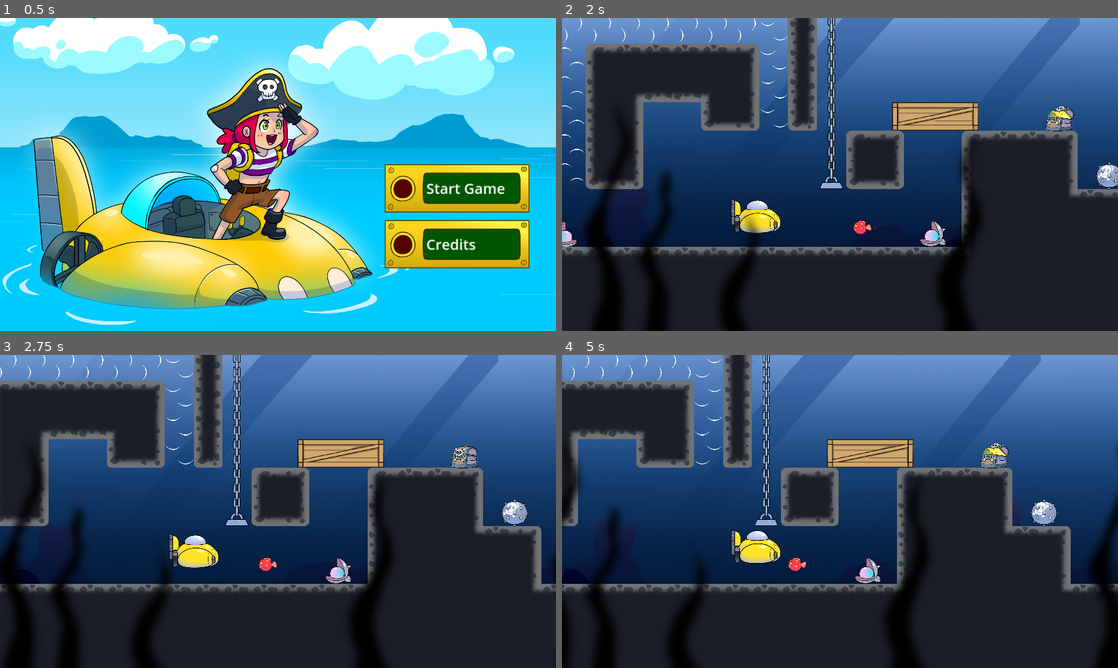
Above: before the commit, frames 1-4 (two rows, left to right).
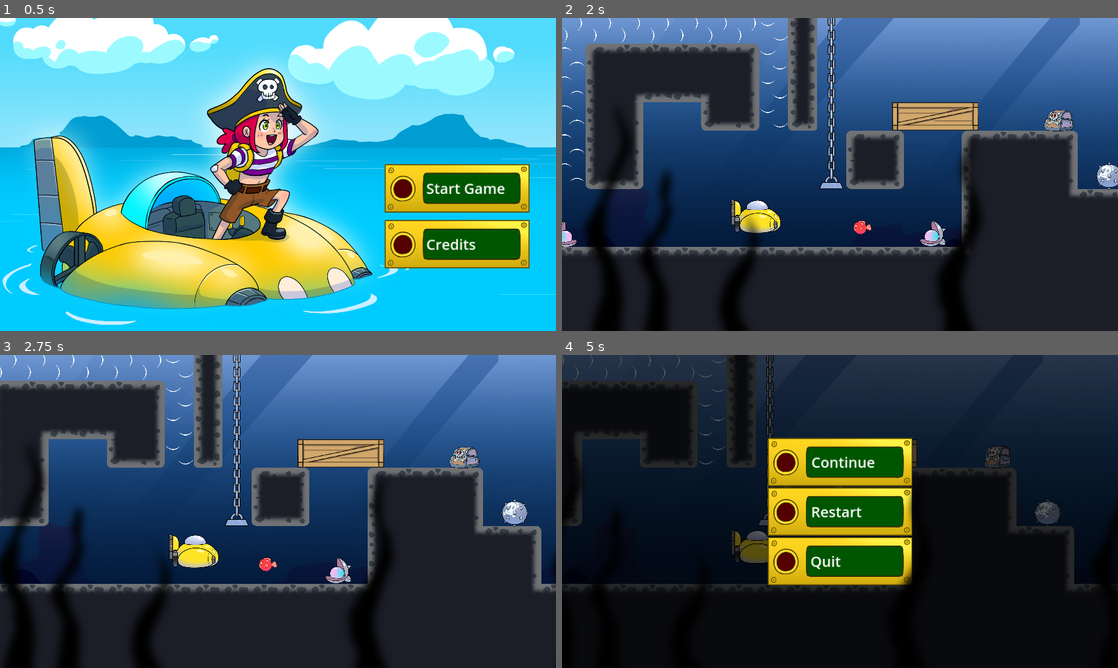
Above: after the commit, the same moments.

Repository: weltonbeck/Ggjam-2025
Game: Godot game, scene res://levels/level_title.tscn
Two runs of this game, one before a commit and one after it. Both use one fixed random seed, a clock stepped at 60 frames per second and the inputs below.
Inputs:
- Up to frame 1 (0.5 s): no input
- Up to frame 2 (2 s): click "Start Game" at 0.5 s; hold D (move_right) from 1.28 s (still down); tap W (move_up) at 1.52 s
- Up to frame 3 (2.75 s): keep holding D (move_right); tap W (move_up) at 2.27 s
- Up to frame 4 (5 s): release D (move_right) at 2.78 s; hold A (move_left) 2.78-3.53 s; hold D (move_right) from 3.53 s (still down); tap W (move_up) at 3.77, 4.52 s; tap Escape (pause, bound only after the commit) at 4.9 s

Frame 1 is identical in both runs. In frame 2, 0.2% of the frame differs, in the area x 86-93%, y 28-36%; in frame 3, 0.1%; in frame 4, 91%, in the area x 0-100%, y 0-100%.

Commit message:
feat: Add Pause Screen
Fix button animation
Fix Tresure chest animation
Fix level_manager change scene

Diff:
--- a/holdables/treasure/tresure_chest.tscn
+++ b/holdables/treasure/tresure_chest.tscn
@@ -15,10 +15,6 @@
 atlas = ExtResource("2_n2wy8")
 region = Rect2(500, 0, 250, 200)
 
-[sub_resource type="AtlasTexture" id="AtlasTexture_4plci"]
-atlas = ExtResource("2_n2wy8")
-region = Rect2(750, 0, 250, 200)
-
 [sub_resource type="SpriteFrames" id="SpriteFrames_45huf"]
 animations = [{
 "frames": [{
@@ -30,9 +26,6 @@
 }, {
 "duration": 1.0,
 "texture": SubResource("AtlasTexture_ycxwq")
-}, {
-"duration": 1.0,
-"texture": SubResource("AtlasTexture_4plci")
 }, {
 "duration": 1.0,
 "texture": SubResource("AtlasTexture_3882t")
--- a/levels/level_credits.tscn
+++ b/levels/level_credits.tscn
@@ -2,8 +2,8 @@
 
 [ext_resource type="Texture2D" uid="uid://fpvmfd3lsoyh" path="res://ui/buttons/button_normal.png" id="1_qn2lo"]
 [ext_resource type="Script" path="res://levels/level_credits.gd" id="1_rtohu"]
-[ext_resource type="Texture2D" uid="uid://dwlacb7g5p7s3" path="res://ui/buttons/button_pressed.png" id="2_dy14j"]
-[ext_resource type="Texture2D" uid="uid://buu1n812c7epc" path="res://ui/buttons/button_hover.png" id="3_5hwvh"]
+[ext_resource type="Texture2D" uid="uid://dwlacb7g5p7s3" path="res://ui/buttons/button_hover.png" id="2_dy14j"]
+[ext_resource type="Texture2D" uid="uid://buu1n812c7epc" path="res://ui/buttons/button_pressed.png" id="3_5hwvh"]
 [ext_resource type="PackedScene" uid="uid://b3k5d7y4ay3bh" path="res://background/background.tscn" id="4_cjwkn"]
 
 [node name="LevelCredits" type="Node2D"]
--- a/levels/level_manager.gd
+++ b/levels/level_manager.gd
@@ -2,14 +2,26 @@
 
 @export var next_level:PackedScene
 @export var treasures_in_level = 1
+signal pause(paused: bool)
 
 var treasures_resgated = 0
+
+
+func _input(event: InputEvent) -> void:
+	if event.is_action_pressed("pause"):
+		set_pause()
 
 func _ready() -> void:
 	GameManager.treasure_is_resgated.connect(treasure_is_resgated)
 
+
 func treasure_is_resgated() -> void:
 	treasures_resgated += 1
-	if treasures_resgated == treasures_in_level :
+	if next_level and treasures_resgated == treasures_in_level :
 		await get_tree().create_timer(.2).timeout
 		GameManager.change_scene(next_level.resource_path)
+
+
+func set_pause():
+	pause.emit(!get_tree().paused)
+	get_tree().paused = !get_tree().paused
--- a/levels/level_manager.tscn
+++ b/levels/level_manager.tscn
@@ -1,6 +1,13 @@
-[gd_scene load_steps=2 format=3 uid="uid://da7ekyuojnbjn"]
+[gd_scene load_steps=3 format=3 uid="uid://bgt1padgok7sx"]
 
 [ext_resource type="Script" path="res://levels/level_manager.gd" id="1_eltsl"]
+[ext_resource type="PackedScene" uid="uid://cniisgepkceri" path="res://ui/pause_screen/pause_screen.tscn" id="2_dpsy7"]
 
 [node name="LevelManager" type="Node2D"]
+process_mode = 3
 script = ExtResource("1_eltsl")
+
+[node name="PauseScreen" parent="." instance=ExtResource("2_dpsy7")]
+process_mode = 3
+
+[connection signal="pause" from="." to="PauseScreen" method="handle_pause"]
--- a/levels/level_test.tscn
+++ b/levels/level_test.tscn
@@ -1,9 +1,8 @@
-[gd_scene load_steps=11 format=4 uid="uid://bkycekyy0bm63"]
+[gd_scene load_steps=10 format=4 uid="uid://bkycekyy0bm63"]
 
 [ext_resource type="PackedScene" uid="uid://b3k5d7y4ay3bh" path="res://background/background.tscn" id="1_2bv6o"]
-[ext_resource type="PackedScene" uid="uid://da7ekyuojnbjn" path="res://levels/level_manager.tscn" id="1_ctlpn"]
+[ext_resource type="PackedScene" uid="uid://bgt1padgok7sx" path="res://levels/level_manager.tscn" id="1_ctlpn"]
 [ext_resource type="PackedScene" uid="uid://c8r1a4no4h5tm" path="res://submarine/submarine.tscn" id="1_h5x35"]
-[ext_resource type="PackedScene" uid="uid://dkk5sa11f2q01" path="res://levels/level_credits.tscn" id="2_1kcn1"]
 [ext_resource type="TileSet" uid="uid://72ka30jyhohi" path="res://platformers/floor_terrain.tres" id="2_4cup8"]
 [ext_resource type="PackedScene" uid="uid://bah4r5seq7qqb" path="res://holdables/treasure/tresure_chest.tscn" id="3_8640l"]
 [ext_resource type="PackedScene" uid="uid://dns73b1301tmw" path="res://holdables/fish/fish.tscn" id="4_tdhu3"]
@@ -14,8 +13,6 @@
 [node name="LevelTest" type="Node2D"]
 
 [node name="LevelManager" parent="." instance=ExtResource("1_ctlpn")]
-next_level = ExtResource("2_1kcn1")
-treasures_in_level = 2
 
 [node name="Background" parent="." instance=ExtResource("1_2bv6o")]
 
--- a/levels/level_title.tscn
+++ b/levels/level_title.tscn
@@ -3,8 +3,8 @@
 [ext_resource type="Texture2D" uid="uid://cflbyj57yfb5e" path="res://background/background_menu.png" id="1_anfkw"]
 [ext_resource type="Script" path="res://levels/level_title.gd" id="1_dxxel"]
 [ext_resource type="Texture2D" uid="uid://fpvmfd3lsoyh" path="res://ui/buttons/button_normal.png" id="2_hjn0h"]
-[ext_resource type="Texture2D" uid="uid://dwlacb7g5p7s3" path="res://ui/buttons/button_pressed.png" id="3_6jjvy"]
-[ext_resource type="Texture2D" uid="uid://buu1n812c7epc" path="res://ui/buttons/button_hover.png" id="4_816ef"]
+[ext_resource type="Texture2D" uid="uid://dwlacb7g5p7s3" path="res://ui/buttons/button_hover.png" id="3_6jjvy"]
+[ext_resource type="Texture2D" uid="uid://buu1n812c7epc" path="res://ui/buttons/button_pressed.png" id="4_816ef"]
 
 [node name="LevelTitle" type="Node2D"]
 script = ExtResource("1_dxxel")
--- a/project.godot
+++ b/project.godot
@@ -66,6 +66,11 @@
 , Object(InputEventKey,"resource_local_to_scene":false,"resource_name":"","device":-1,"window_id":0,"alt_pressed":false …(186 unchanged characters)…
 ]
 }
+pause={
+"deadzone": 0.5,
+"events": [Object(InputEventKey,"resource_local_to_scene":false,"resource_name":"","device":-1,"window_id":0,"alt_pressed":false,"shift_pressed":false,"ctrl_pressed":false,"meta_pressed":false,"pressed":false,"keycode":0,"physical_keycode":4194305,"key_label":0,"unicode":0,"location":0,"echo":false,"script":null)
+]
+}
 
 [layer_names]
 
--- a/singletons/game_manager.gd
+++ b/singletons/game_manager.gd
@@ -1,6 +1,7 @@
 extends Node2D
 
 @onready var transition = $ScreenTransition
+
 
 signal treasure_is_resgated()
 
--- a/submarine/bubble.gd
+++ b/submarine/bubble.gd
@@ -121,7 +121,7 @@
 				tween.tween_property(self, "global_position:x", new_position.x, 0.2)
 			await tween.finished
 			direction = move_direction
-			speed = 1000
+			speed = 800
 		else:
 			explode()
 	else:
--- a/submarine/submarine.gd
+++ b/submarine/submarine.gd
@@ -99,7 +99,7 @@
 		else:
 			tween.tween_property(self, "global_position:x", new_position.x, 0.5)
 		await tween.finished
-		speed = 1000
+		speed = 800
 		velocity = Vector2.ZERO
 		velocity = lerp(velocity, move_direction * speed, WATER_FRICTION)
 		being_pushed = true
--- a/submarine/submarine.tscn
+++ b/submarine/submarine.tscn
@@ -21,5 +21,5 @@
 position = Vector2(-147, 60)
 
 [node name="CollisionPolygon2D" type="CollisionPolygon2D" parent="."]
-polygon = PackedVector2Array(177, 62, 157, 98, 120, 128, -140, 128, -177, 65, -179, -111, 24, -112, 63, -98, 84, -76, 91, -55, 128, -35, 151, -14, 173, 16)
+polygon = PackedVector2Array(177, 62, 157, 98, 117, 144, -132, 141, -177, 65, -179, -111, 24, -112, 63, -98, 84, -76, 91, -55, 128, -35, 151, -14, 173, 16)
 metadata/_edit_lock_ = true
--- /dev/null
+++ b/ui/pause_screen/pause_screen.gd
@@ -0,0 +1,27 @@
+extends CanvasLayer
+
+
+func _ready() -> void:
+	hide()
+
+
+func _on_continue_button_pressed() -> void:
+	get_tree().paused = false
+	hide()
+
+
+func _on_restart_button_pressed() -> void:
+	get_tree().paused = false
+	GameManager.change_scene(get_tree().current_scene.scene_file_path)
+
+
+func _on_quit_button_pressed() -> void:
+	get_tree().paused = false
+	GameManager.go_to_title_game()
+
+
+func handle_pause(paused: bool):
+	if paused:
+		show()
+	else:
+		hide()
--- /dev/null
+++ b/ui/pause_screen/pause_screen.tscn
@@ -0,0 +1,107 @@
+[gd_scene load_steps=5 format=3 uid="uid://cniisgepkceri"]
+
+[ext_resource type="Script" path="res://ui/pause_screen/pause_screen.gd" id="1_alcby"]
+[ext_resource type="Texture2D" uid="uid://fpvmfd3lsoyh" path="res://ui/buttons/button_normal.png" id="1_ebj2k"]
+[ext_resource type="Texture2D" uid="uid://dwlacb7g5p7s3" path="res://ui/buttons/button_hover.png" id="2_ax8ew"]
+[ext_resource type="Texture2D" uid="uid://buu1n812c7epc" path="res://ui/buttons/button_pressed.png" id="3_xrphg"]
+
+[node name="PauseScreen" type="CanvasLayer"]
+process_mode = 2
+script = ExtResource("1_alcby")
+
+[node name="ColorRect" type="ColorRect" parent="."]
+anchors_preset = 15
+anchor_right = 1.0
+anchor_bottom = 1.0
+grow_horizontal = 2
+grow_vertical = 2
+color = Color(0, 0, 0, 0.65098)
+
+[node name="Buttons" type="VBoxContainer" parent="."]
+anchors_preset = 8
+anchor_left = 0.5
+anchor_top = 0.5
+anchor_right = 0.5
+anchor_bottom = 0.5
+offset_left = -20.0
+offset_top = -20.0
+offset_right = 20.0
+offset_bottom = 20.0
+grow_horizontal = 2
+grow_vertical = 2
+
+[node name="ContinueButton" type="TextureButton" parent="Buttons"]
+layout_mode = 2
+texture_normal = ExtResource("1_ebj2k")
+texture_pressed = ExtResource("3_xrphg")
+texture_hover = ExtResource("2_ax8ew")
+
+[node name="RichTextLabel" type="RichTextLabel" parent="Buttons/ContinueButton"]
+layout_mode = 1
+anchors_preset = 6
+anchor_left = 1.0
+anchor_top = 0.5
+anchor_right = 1.0
+anchor_bottom = 0.5
+offset_left = -349.0
+offset_top = -36.0
+offset_right = -44.0
+offset_bottom = 36.0
+grow_horizontal = 0
+grow_vertical = 2
+mouse_filter = 1
+theme_override_colors/default_color = Color(1, 1, 1, 1)
+theme_override_font_sizes/normal_font_size = 50
+text = "Continue"
+
+[node name="RestartButton" type="TextureButton" parent="Buttons"]
+layout_mode = 2
+texture_normal = ExtResource("1_ebj2k")
+texture_pressed = ExtResource("3_xrphg")
+texture_hover = ExtResource("2_ax8ew")
+
+[node name="RichTextLabel" type="RichTextLabel" parent="Buttons/RestartButton"]
+layout_mode = 1
+anchors_preset = 6
+anchor_left = 1.0
+anchor_top = 0.5
+anchor_right = 1.0
+anchor_bottom = 0.5
+offset_left = -350.0
+offset_top = -36.0
+offset_right = -45.0
+offset_bottom = 36.0
+grow_horizontal = 0
+grow_vertical = 2
+mouse_filter = 1
+theme_override_colors/default_color = Color(1, 1, 1, 1)
+theme_override_font_sizes/normal_font_size = 50
+text = "Restart"
+
+[node name="QuitButton" type="TextureButton" parent="Buttons"]
+layout_mode = 2
+texture_normal = ExtResource("1_ebj2k")
+texture_pressed = ExtResource("3_xrphg")
+texture_hover = ExtResource("2_ax8ew")
+
+[node name="RichTextLabel" type="RichTextLabel" parent="Buttons/QuitButton"]
+layout_mode = 1
+anchors_preset = 6
+anchor_left = 1.0
+anchor_top = 0.5
+anchor_right = 1.0
+anchor_bottom = 0.5
+offset_left = -352.0
+offset_top = -36.0
+offset_right = -47.0
+offset_bottom = 36.0
+grow_horizontal = 0
+grow_vertical = 2
+mouse_filter = 1
+theme_override_colors/default_color = Color(1, 1, 1, 1)
+theme_override_font_sizes/normal_font_size = 50
+text = "Quit"
+
+[connection signal="pressed" from="Buttons/ContinueButton" to="." method="_on_continue_button_pressed"]
+[connection signal="pressed" from="Buttons/RestartButton" to="." method="_on_restart_button_pressed"]
+[connection signal="pressed" from="Buttons/QuitButton" to="." method="_on_quit_button_pressed"]
Not shown: 1 places in holdables/treasure/tresure_chest.tscn that only renumber resources
Not shown: 1 places in levels/level_credits.tscn that only renumber resources
Not shown: 2 places in levels/level_title.tscn that only renumber resources
Binary file changed: ui/buttons/button_hover.png
Not shown, changed: ui/buttons/button_hover.png.import
Binary file changed: ui/buttons/button_pressed.png
Not shown, changed: ui/buttons/button_pressed.png.import
